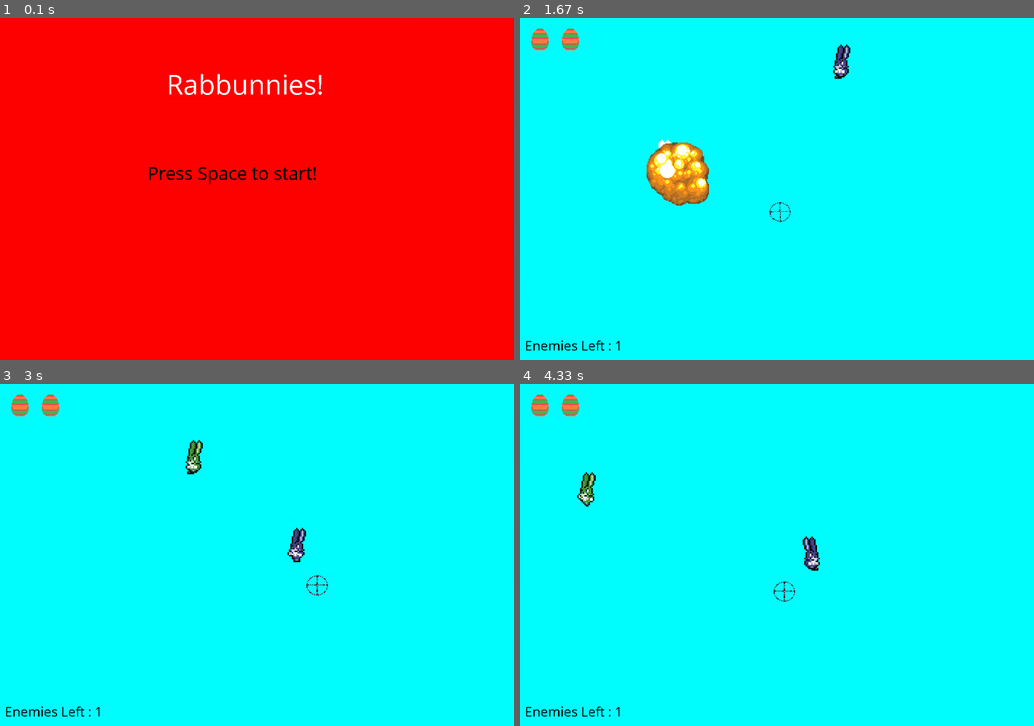
Above: before the commit, frames 1-4 (two rows, left to right).
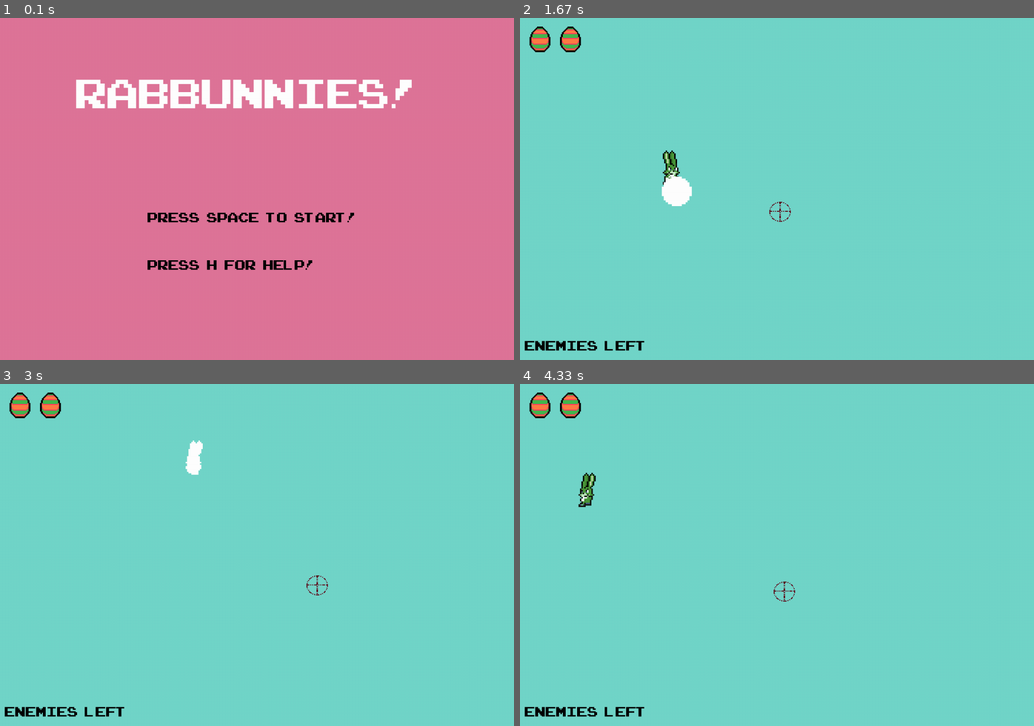
Above: after the commit, the same moments.

Repository: dadato2/Rabbunies---Assignment-Game
Game: pygame game, started from main.py
The game is run twice, just before and just after one commit, with the same random seed, the same clock (stepped at 60 frames per second) and the same inputs.
Inputs (mouse positions are in pixels of both pictures, inside the frame that each line leads up to):
- Up to frame 1 (0.1 s): no input
- Up to frame 2 (1.67 s): tap Space at 0.33 s; click (941, 178) at 1.22 s; click (782, 209) at 1.55 s
- Up to frame 3 (3 s): hold W 1.83-2.3 s; move the mouse to (97, 503) at 1.87 s; hold D 2.33-2.8 s; move the mouse to (334, 435) at 2.37 s; hold A from 2.83 s (still down); move the mouse to (318, 585) at 2.87 s
- Up to frame 4 (4.33 s): release A at 3.37 s; hold S 3.4-3.7 s; move the mouse to (787, 438) at 3.43 s; hold A 3.73-4.13 s; move the mouse to (591, 544) at 3.77 s; hold W from 4.17 s (still down); move the mouse to (782, 589) at 4.2 s

The runs differ from the first frame. In frame 1, 100% of the frame differs, in the area x 0-100%, y 0-100%; in frame 2, 100%; in frame 3, 100%; in frame 4, 99%.

Commit message:
Added more UI and Finishes Title screen
Title screen now has help for gameplay

Diff:
--- a/Enemy_Variants.py
+++ b/Enemy_Variants.py
@@ -28,6 +28,7 @@
 class Bun1(Enemy):
     def __init__(self):
         super().__init__()
+        self.selfType = 0
         self.Health = 2
         self.speed = 1
         self.accuracyOffset = 5
@@ -43,6 +44,7 @@
 class Bun2(Enemy):
     def __init__(self):
         super().__init__()
+        self.selfType = 1
         self.Health = 2
         self.speed = 2
         self.accuracyOffset = 2
@@ -58,6 +60,7 @@
 class Bun3(Enemy):
     def __init__(self):
         super().__init__()
+        self.selfType = 2
         self.Health = 3
         self.speed = 3
         self.accuracyOffset = 0
--- a/ExtClasses.py
+++ b/ExtClasses.py
@@ -39,6 +39,7 @@
     Crosshair = None
     scr = None
     Debug = False
+    wave = 0
     SelectedBomb = 0
 
 
@@ -84,6 +85,8 @@
     gray_light = 175, 175, 175
     gray_dark = 75, 75, 75
     gray_very_dark = 50, 50, 50
+    pleasant_red = 223, 117, 153
+    pleasant_blue = 114, 214, 201
 
 class directions(Enum):
     Up = 0
--- /dev/null
+++ b/UI_Elements.py
@@ -0,0 +1,40 @@
+from UI_Object import *
+
+egg_x, egg_y = 64, 64
+
+egg_1 = pygame.image.load("assets/egg1.png")
+egg_1 = pygame.transform.scale(egg_1, (egg_x, egg_y))
+
+class UI_Health(UI_Object):
+    def __init__(self):
+        self.xpos = 10
+        self.ypos = 10
+        self.layer = 0
+        self.image = egg_1.convert()
+
+    def draw(self, screen):
+        for eggs in range(0, Global.player.Health):
+            screen.blit(self.image, (self.xpos + egg_x * eggs, self.ypos))
+
+
+enemyX, enemyY = 27, 39
+enemyImages = makeSprite("assets/enemyImages.png", 3).images
+for imageIndex in range(0, len(enemyImages)):
+    enemyImages[imageIndex] = pygame.transform.scale(enemyImages[imageIndex], (enemyX, enemyY))
+
+
+class UI_Enemies(UI_Object):
+    def __init__(self):
+        self.xpos = 10
+        self.ypos = Constants.scr_height-50
+        self.font = pygame.font.Font('assets/arcade.ttf', 40)
+        self.message = "Enemies   left"
+        self.images = enemyImages
+        self.layer = 1
+
+    def draw(self, screen):
+        screen.blit(self.font.render(self.message, False, (0, 0, 0)), (self.xpos, self.ypos))
+        enemyIterator = 0
+        for enemy in ObjectLists.listOfEnemies:
+            screen.blit(self.images[enemy.selfType], (self.xpos + 260 + (enemyX + 15)* enemyIterator, self.ypos))
+            enemyIterator += 1
--- a/UI_Health.py
+++ /dev/null
@@ -1,17 +0,0 @@
-from UI_Object import *
-
-egg_x, egg_y = 64, 64
-
-egg_1 = pygame.image.load("assets/egg1.png")
-egg_1 = pygame.transform.scale(egg_1, (egg_x, egg_y))
-
-class UI_Health(UI_Object):
-    def __init__(self):
-        self.xpos = 10
-        self.ypos = 10
-        self.layer = 0
-        self.image = egg_1.convert()
-
-    def draw(self, screen):
-        for eggs in range(0, Global.player.Health):
-            screen.blit(self.image, (self.xpos + egg_x * eggs, self.ypos))
--- a/UI_Object.py
+++ b/UI_Object.py
@@ -1,4 +1,5 @@
 from ExtClasses import *
+from pygame_logic import makeSprite, newSprite
 
 class UI_Object():
     def __init__(self):
--- a/main.py
+++ b/main.py
@@ -5,7 +5,7 @@
 from Player import *
 from Enemy_Variants import *
 from Bomb import *
-from UI_Health import UI_Health
+from UI_Elements import UI_Health, UI_Enemies
 from ScreenControl import ScreenController
 
 pygame.init()
@@ -20,27 +20,56 @@
 Global.scr = scr
 # Global.Sounds = sounds()
 
+font_arcade_40 = pygame.font.Font('assets/arcade.ttf', 40)
+font_arcade_120 = pygame.font.Font('assets/arcade.ttf', 120)
+
+
+help_msg_1 = "Press   H   for   help!"
+help_msg_2 = ""
+while True:     # T I T L E   S C R E E N
+    time.tick(Constants.fps)
+    screen.fill(Colors.pleasant_red)
+    screen.blit(font_arcade_120.render("Rabbunnies!", False, (255, 255, 255)), (160, 100))
+    screen.blit(font_arcade_40.render("Press   Space   to   start!", False, (0, 0, 0)), (310, 400))
+    screen.blit(font_arcade_40.render(help_msg_1, False, (0, 0, 0)), (310, 500))
+    if not help_msg_2 == "":
+        screen.blit(font_arcade_40.render(help_msg_2, False, (0, 0, 0)), (120, 550))
+
+    if pygame.key.get_pressed()[K_SPACE]:
+        size_of_Circle = 1
+        while True:
+            if size_of_Circle >= Constants.scr_width:
+                break
+            size_of_Circle *= 1.1
+            time.tick(Constants.fps)
+            pygame.draw.circle(screen, Colors.pleasant_blue, (int(Constants.scr_width/2), int(Constants.scr_height/2)), int(size_of_Circle))
+            for event in pygame.event.get():
+                if event.type == pygame.QUIT:
+                    sys.exit()
+            pygame.display.update()
+        break
+    if pygame.key.get_pressed()[K_h]:
+        help_msg_1 = "WASD  move    MOUSE   aim"
+        help_msg_2 = "HOLD   CLICK   TO   CHARGE   BOMB    RELEASE    TO    THROW"
+    for event in pygame.event.get():
+        if event.type == pygame.QUIT:
+            sys.exit()
+    pygame.display.update()
+
+# M A I N   L O O P   I N I T I A L I Z E
+
 player = Player()
 ObjectLists.listAllObjects.append(player)
 crosshair = Crosshair()
 ObjectLists.listAllObjects.append(crosshair)
 healthUI = UI_Health()
 ObjectLists.listUI.append(healthUI)
-
-while True:     # T I T L E   S C R E E N
-    time.tick(Constants.fps)
-    screen.fill(Colors.red)
-    screen.blit(pygame.font.SysFont('Comic Sans MS', 60).render("Rabbunnies!", False, (255, 255, 255)), (350, 100))
-    screen.blit(pygame.font.SysFont('Comic Sans MS', 40).render("Press Space to start!", False, (0, 0, 0)), (310, 300))
-    if pygame.key.get_pressed()[K_SPACE]:
-        break
-    for event in pygame.event.get():
-        if event.type == pygame.QUIT:
-            sys.exit()
-    pygame.display.update()
+enemyUI = UI_Enemies()
+ObjectLists.listUI.append(enemyUI)
 
 nowTime = pygame.time.get_ticks()
 lastTime = nowTime
+waitAMinute = 2
 
 while True:                 # M A I N   L O O P
     nowTime = pygame.time.get_ticks()
@@ -62,7 +91,8 @@
         # Debug.Log("Lives : " + str(player.Health))
 
     ObjectLists.listAllObjects.sort(key=operator.attrgetter('order'))
-    screen.fill(Colors.cyan)
+    ObjectLists.listUI.sort(key=operator.attrgetter('layer'))
+    screen.fill(Colors.pleasant_blue)
     scr.update()
     for gameObject in ObjectLists.listAllObjects:
         gameObject.update()
@@ -71,15 +101,17 @@
         ui_object.update()
         ui_object.draw(screen)
 
-    if len(ObjectLists.listOfEnemies) <= 0:
-        for times in range(0, random.randrange(1, 4)):
-            idd = random.randrange(3)
-            if idd == 0:
+    if waitAMinute > 0:
+        waitAMinute -= Time.deltaTime
+    if len(ObjectLists.listOfEnemies) <= 0 and waitAMinute <= 0:
+        waitAMinute = random.randrange(1, 4)
+        Global.wave += 1
+        for times in range(0, random.randrange(0, int(Global.wave/2)+1)):
+            idd = random.randrange(Global.wave)
+            if 0 <= idd < 3:
                 enemy = Bun1()
-            elif idd == 1:
+            elif 3 <= idd < 6:
                 enemy = Bun2()
             else:
                 enemy = Bun3()
     screen.blit(Debug.debugtextsurface, (10, 10))
-    screen.blit(pygame.font.SysFont('Comic Sans MS', 30).render("Enemies Left : " + str(len(ObjectLists.listOfEnemies)),
-                                                                False, (0, 0, 0)), (10, Constants.scr_height - 50))
--- a/references.txt
+++ b/references.txt
@@ -1,2 +1,3 @@
 rabits assets (tweaked) - https://opengameart.org/content/rabbit-surge-animated
 explosion assets - https://opengameart.org/content/pixel-explosion-12-frames
+font - https://www.1001fonts.com/pixel-fonts.html
Binary file added: assets/arcade.ttf
Binary file removed: assets/egg.png
Binary file changed: assets/egg1.png
Binary file added: assets/enemyImages.png
